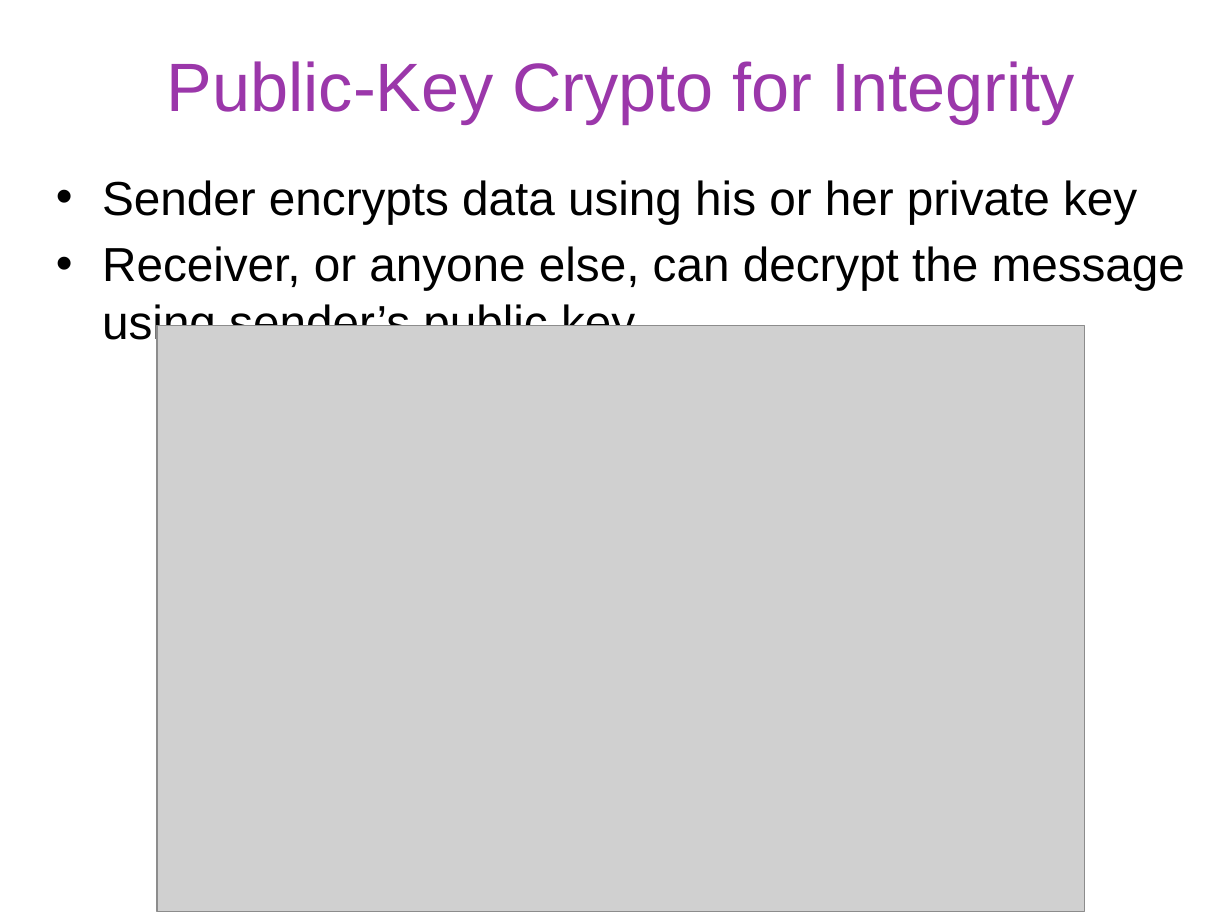
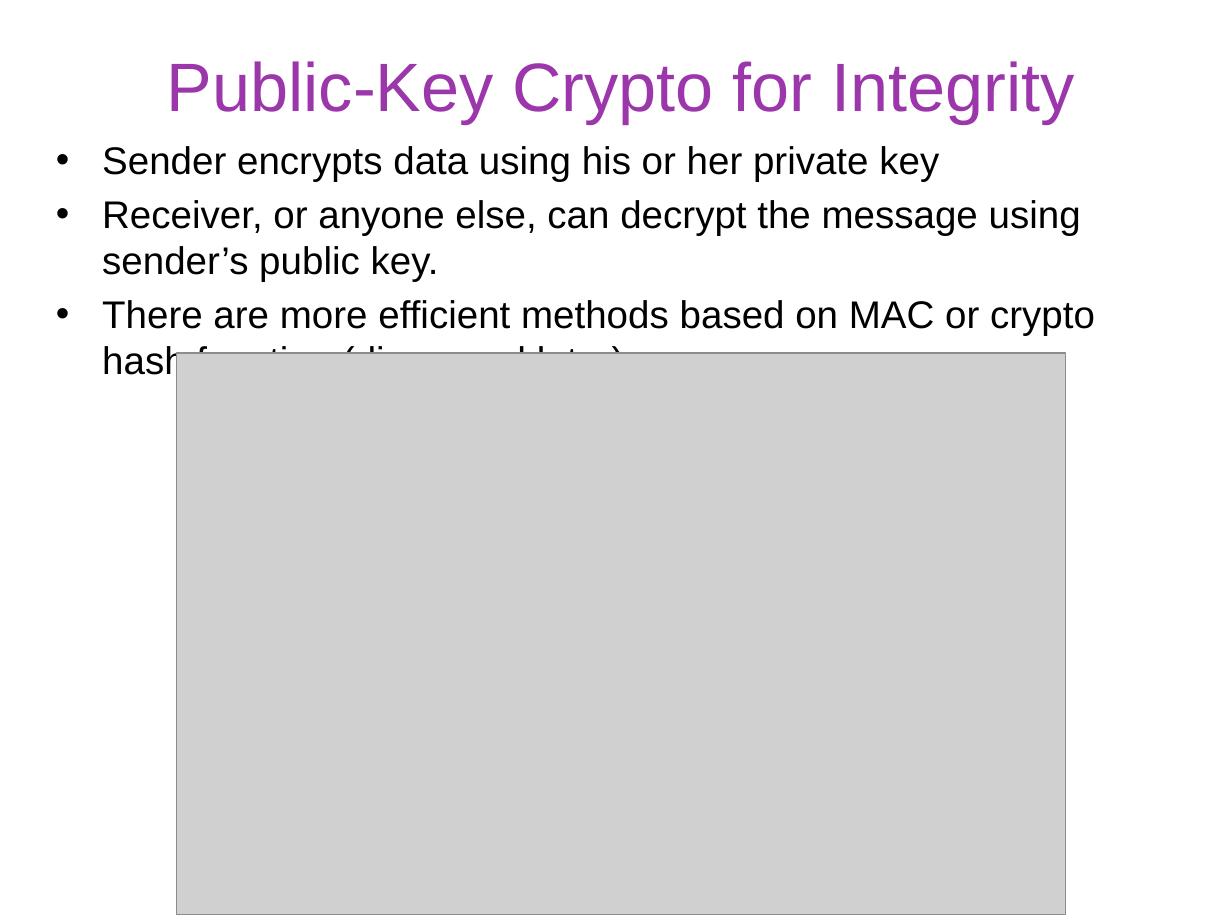
Before and after one commit to gulaoshi/gu.github.io, a slide deck: slide 17 of InfoSec/PPTs/L2-CH02-Cryptograpic Tools.pptx. Drawn at 1232x924 pixels with LibreOffice and Linux fonts; fonts in the diff are those of the drawing; grey boxes stand for pictures. Boxes give left, top, right and bottom in pixels: in the first picture for what was removed or moved away, otherwise in the second. Text is boxed around its words. In the diff, an @@ line names an element or a change of style, - is before the commit and + after.

```diff
--- a/InfoSec/PPTs/L2-CH02-Cryptograpic Tools.pptx
+++ b/InfoSec/PPTs/L2-CH02-Cryptograpic Tools.pptx
@@ text "Sender encrypts data using his ..." moved from (x1=102, y1=180, x2=1185, y2=348) to (x1=102, y1=146, x2=1095, y2=354) @@
@@ text at (x1=102, y1=146, x2=939, y2=182): size 27.9 to 22.5 pt in "Sender encrypts data using his or her ..."; less space between paragraphs @@
@@ text at (x1=102, y1=200, x2=1095, y2=354): text changed; size 27.9 to 22.5 pt @@
-• Receiver, or anyone else, can decrypt the message using sender’s public key
+• Receiver, or anyone else, can decrypt the message using sender’s public key.
+• There are more efficient methods based on MAC or crypto hash function (discussed later).
@@ picture resized from (x1=158, y1=325, x2=1085, y2=912) to (x1=176, y1=354, x2=1064, y2=915) @@
```
Also in this commit, not shown: 5 other slides changed, 1 slide added, 2 other files.
